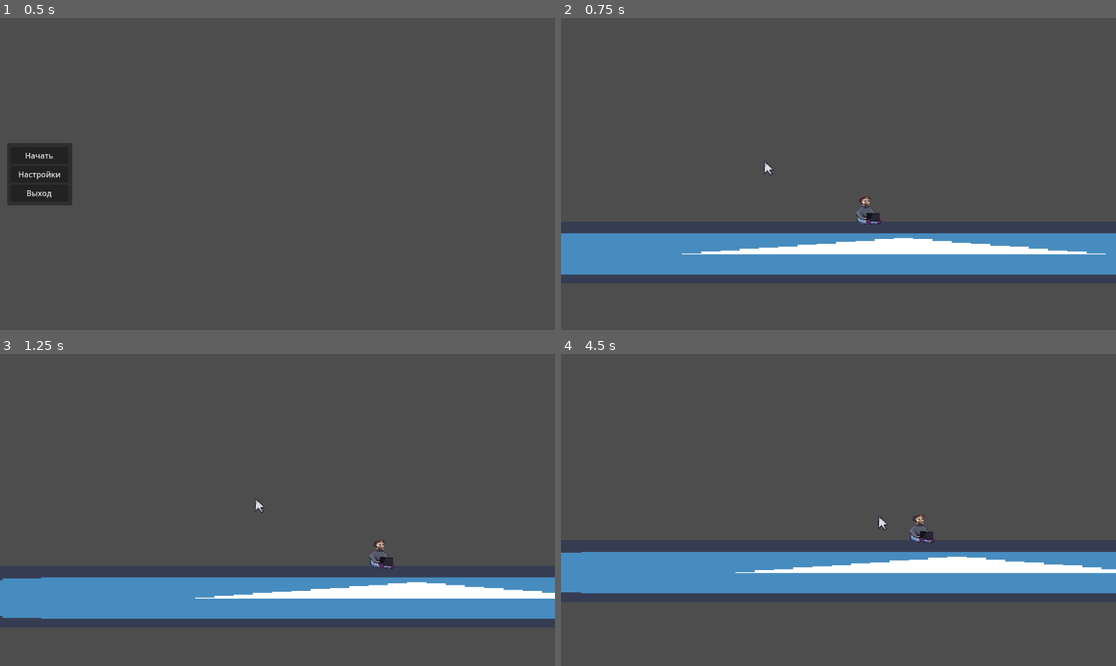
Above: before the commit, frames 1-4 (two rows, left to right).
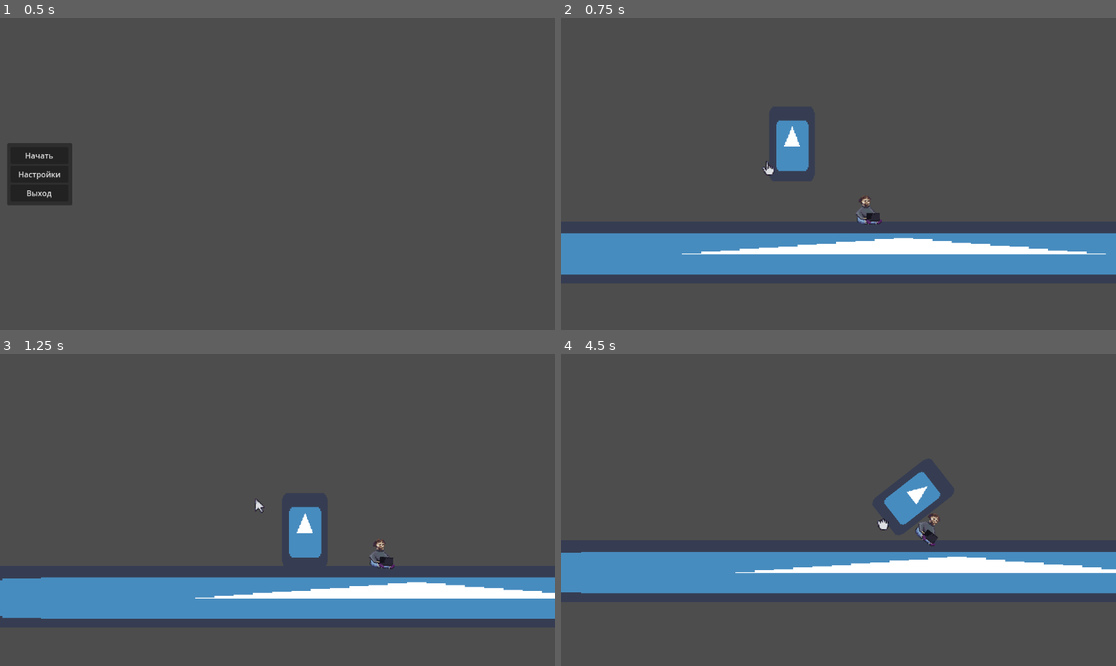
Above: after the commit, the same moments.

Repository: EGOPOS/Rule-Jam
Game: Godot game, scene res://game/userInterface/main_menu.tscn
The game is run twice, just before and just after one commit, with the same random seed, the same clock (stepped at 60 frames per second) and the same inputs. The engine's default icon, where the game draws it, is replaced by a stand-in: a white triangle on a blue panel in a dark square.
Inputs (mouse positions are in pixels of both pictures, inside the frame that each line leads up to):
- Up to frame 1 (0.5 s): no input
- Up to frame 2 (0.75 s): click "Начать" at 0.5 s
- Up to frame 3 (1.25 s): no input
- Up to frame 4 (4.5 s): move the mouse to (960, 494) at 1.27 s; press the mouse at (960, 494) at 1.28 s; move the mouse to (727, 525) at 2.02 s; release the mouse at (727, 525) at 2.03 s; click (727, 525) at 2.1 s; move the mouse to (894, 441) at 2.77 s; press the mouse at (894, 441) at 2.78 s; move the mouse to (810, 572) at 3.52 s; release the mouse at (810, 572) at 3.53 s; click (810, 572) at 3.6 s; move the mouse to (1005, 556) at 4.27 s; press the mouse at (1005, 556) at 4.28 s

Frame 1 is identical in both runs. In frame 2, 1.0% of the frame differs, in the area x 36-45%, y 32-51%; in frame 3, 0.9%; in frame 4, 1.3%, in the area x 56-69%, y 37-62%.

Commit message:
merge, custom cursor, grabbing class, fixed barrel

Diff:
--- a/game/cursor/cursor.gd
+++ b/game/cursor/cursor.gd
@@ -13,11 +13,10 @@
 func _ready():
 	grab_area.body_entered.connect(on_grab_enterd)
 	grab_area.body_exited.connect(on_grab_exited)
-	if grab_area.get_overlapping_bodies().size():
-		object_to_grab = grab_area.get_overlapping_bodies().size()[0]
 
 func on_grab_enterd(body):
-	object_to_grab = body
+	if body is RigidBody2D:
+		object_to_grab = body
 
 func on_grab_exited(body):
 	await get_tree().physics_frame
@@ -33,6 +32,8 @@
 
 	if not object_to_grab:
 		animation_player.play("idle")
+		if grab_area.get_overlapping_bodies().size():
+			object_to_grab = grab_area.get_overlapping_bodies()[0]
 		return
 
 	if Input.is_action_just_pressed("grab"):
@@ -50,14 +51,7 @@
 		ungrab()
 
 func grab():
-	object_to_grab.gravity_scale = 0
-	#object_to_grab.freeze = true
-	if object_to_grab is Geek:
-		object_to_grab.hand(global_position)
+	object_to_grab.grab(global_position)
 
 func ungrab():
-	object_to_grab.gravity_scale = 1
-	object_to_grab.freeze = false
-	object_to_grab.sleeping = false
-	if object_to_grab is Geek:
-		object_to_grab.sit()
+	object_to_grab.ungrab()
--- a/game/geek/geek.gd
+++ /dev/null
@@ -1,26 +0,0 @@
-class_name Geek extends RigidBody2D
-
-@onready var animation_player = $AnimationPlayer
-@onready var sprite = $Sprite2D
-@onready var sitting_collision = $SittingCollisionShape2D
-@onready var handing_collision = $HandingCollisionShape2D2
-@onready var marker = $Marker2D
-
-func _ready():
-	animation_player.play("sitting")
-
-func hand(cursor_position):
-	#sprite.position = lerp(sprite.position, sprite.to_local(cursor_position), get_physics_process_delta_time() * 8.0)
-	#sitting_collision.position = lerp(sitting_collision.position, sprite.to_local(cursor_position), get_physics_process_delta_time() * 8.0)
-	#handing_collision.position = lerp(handing_collision.position, sprite.to_local(cursor_position), get_physics_process_delta_time() * 8.0)
-	#get_tree().create_tween().tween_property(self, "position", -marker.position, 0.3)
-	get_tree().create_tween().tween_property(sprite, "position", -marker.position + sprite.to_local(cursor_position)+Vector2(0, 50), 0.3)
-	get_tree().create_tween().tween_property(sitting_collision, "position", -marker.position + sitting_collision.to_local(cursor_position)+Vector2(0, 50), 0.3)
-	get_tree().create_tween().tween_property(handing_collision, "position", -marker.position + handing_collision.to_local(cursor_position)+Vector2(0, 50), 0.3)
-	animation_player.play("handing")
-
-func sit():
-	get_tree().create_tween().tween_property(sprite, "position", Vector2(), 0.3)
-	get_tree().create_tween().tween_property(sitting_collision, "position", Vector2(-0.5, 11), 0.3)
-	get_tree().create_tween().tween_property(handing_collision, "position", Vector2(-0.5, 0), 0.3)
-	animation_player.play("sitting")
--- /dev/null
+++ b/game/grabbing/geek/geek.gd
@@ -0,0 +1,26 @@
+class_name Geek extends Grabbing
+
+@onready var animation_player = $AnimationPlayer
+@onready var sprite = $Sprite2D
+@onready var sitting_collision = $SittingCollisionShape2D
+@onready var handing_collision = $HandingCollisionShape2D2
+@onready var marker = $Marker2D
+
+func _ready():
+	animation_player.play("sitting")
+
+func grab(grab_position):
+	super(grab_position)
+	#get_tree().create_tween().tween_property(self, "position", -marker.position, 0.3)
+	get_tree().create_tween().tween_property(sprite, "position", -marker.position + sprite.to_local(grab_position)+Vector2(0, 50), 0.3)
+	get_tree().create_tween().tween_property(sitting_collision, "position", -marker.position + sitting_collision.to_local(grab_position)+Vector2(0, 50), 0.3)
+	get_tree().create_tween().tween_property(handing_collision, "position", -marker.position + handing_collision.to_local(grab_position)+Vector2(0, 50), 0.3)
+	animation_player.play("handing")
+
+func ungrab():
+	super()
+
+	get_tree().create_tween().tween_property(sprite, "position", Vector2(), 0.3)
+	get_tree().create_tween().tween_property(sitting_collision, "position", Vector2(-0.5, 11), 0.3)
+	get_tree().create_tween().tween_property(handing_collision, "position", Vector2(-0.5, 0), 0.3)
+	animation_player.play("sitting")
--- a/game/geek/geek.tscn
+++ b/game/grabbing/geek/geek.tscn
@@ -1,7 +1,7 @@
 [gd_scene load_steps=9 format=3 uid="uid://cisx3ahfbdwml"]
 
-[ext_resource type="Script" path="res://game/geek/geek.gd" id="1_2g472"]
-[ext_resource type="Texture2D" uid="uid://enojkc40ecrx" path="res://assets/geek.png" id="2_1te80"]
+[ext_resource type="Script" path="res://game/grabbing/geek/geek.gd" id="1_8vr2k"]
+[ext_resource type="Texture2D" uid="uid://enojkc40ecrx" path="res://assets/geek.png" id="2_6h276"]
 
 [sub_resource type="Animation" id="Animation_suhcx"]
 length = 0.001
@@ -169,10 +169,10 @@
 center_of_mass_mode = 1
 center_of_mass = Vector2(0, 20)
 freeze_mode = 1
-script = ExtResource("1_2g472")
+script = ExtResource("1_8vr2k")
 
 [node name="Sprite2D" type="Sprite2D" parent="."]
-texture = ExtResource("2_1te80")
+texture = ExtResource("2_6h276")
 hframes = 8
 frame = 4
 
--- /dev/null
+++ b/game/grabbing/grabbing.gd
@@ -0,0 +1,9 @@
+class_name Grabbing extends RigidBody2D
+
+func grab(grab_position):
+	gravity_scale = 0
+
+func ungrab():
+	gravity_scale = 1
+	freeze = false
+	sleeping = false
--- /dev/null
+++ b/game/grabbing/items/barrel.tscn
@@ -0,0 +1,23 @@
+[gd_scene load_steps=4 format=3 uid="uid://bld35ta540et"]
+
+[ext_resource type="Script" path="res://game/grabbing/grabbing.gd" id="1_x113d"]
+[ext_resource type="Texture2D" uid="uid://o5norl3r75jn" path="res://icon.png" id="2_527om"]
+
+[sub_resource type="RectangleShape2D" id="RectangleShape2D_1vsyt"]
+size = Vector2(45, 77)
+
+[node name="Barrel" type="RigidBody2D"]
+position = Vector2(3, -2)
+collision_layer = 4
+collision_mask = 5
+mass = 30.0
+script = ExtResource("1_x113d")
+
+[node name="Icon" type="Sprite2D" parent="."]
+position = Vector2(0, 5)
+scale = Vector2(0.742, 1.211)
+texture = ExtResource("2_527om")
+
+[node name="CollisionShape2D" type="CollisionShape2D" parent="."]
+position = Vector2(0.5, 5)
+shape = SubResource("RectangleShape2D_1vsyt")
--- a/game/items/barrel.gd
+++ /dev/null
@@ -1,38 +0,0 @@
-extends CharacterBody2D
-
-var speed = 1
-var sl = false
-var gravity = ProjectSettings.get_setting("physics/2d/default_gravity")
-
-func _physics_process(delta):
-	if not is_on_floor():
-		velocity.y += gravity * delta
-	if sl == true:
-		#if Input.is_action_just_pressed("grab"):
-		var direction = get_global_mouse_position() - global_position
-		if direction:
-			if sl == true:
-				velocity = speed * direction
-			if sl == false:
-				velocity.x = move_toward(velocity.x, 0, speed)
-				velocity.y = move_toward(velocity.y, 0, speed)
-		else:
-			velocity.x = move_toward(velocity.x, 0, speed)
-			velocity.y = move_toward(velocity.y, 0, speed)
-	move_and_slide()
-
-#func _on_button_mouse_entered():
-	#sl = true
-	#print(sl)
-
-#func _on_button_mouse_exited():
-	#sl = false
-	#print(sl)
-
-func _on_button_button_down():
-	sl = true
-
-
-func _on_button_button_up():
-	sl = false
-	print("F#CK")
--- a/game/items/barrel.tscn
+++ /dev/null
@@ -1,32 +0,0 @@
-[gd_scene load_steps=4 format=3 uid="uid://bld35ta540et"]
-
-[ext_resource type="Script" path="res://game/items/barrel.gd" id="1_pqdpe"]
-[ext_resource type="Texture2D" uid="uid://o5norl3r75jn" path="res://icon.png" id="2_527om"]
-
-[sub_resource type="RectangleShape2D" id="RectangleShape2D_1vsyt"]
-size = Vector2(91, 154)
-
-[node name="Barrel" type="CharacterBody2D"]
-position = Vector2(3, -2)
-script = ExtResource("1_pqdpe")
-
-[node name="Icon" type="Sprite2D" parent="."]
-position = Vector2(0, 5)
-scale = Vector2(1.48438, 2.42188)
-texture = ExtResource("2_527om")
-
-[node name="CollisionShape2D" type="CollisionShape2D" parent="."]
-position = Vector2(0.5, 5)
-shape = SubResource("RectangleShape2D_1vsyt")
-
-[node name="Button" type="Button" parent="."]
-offset_left = -47.0
-offset_top = -73.0
-offset_right = 46.0
-offset_bottom = 83.0
-metadata/_edit_use_anchors_ = true
-
-[connection signal="button_down" from="Button" to="." method="_on_button_button_down"]
-[connection signal="button_up" from="Button" to="." method="_on_button_button_up"]
-[connection signal="mouse_entered" from="Button" to="." method="_on_button_mouse_entered"]
-[connection signal="mouse_exited" from="Button" to="." method="_on_button_mouse_exited"]
--- a/game/levels/base_level.tscn
+++ b/game/levels/base_level.tscn
@@ -1,12 +1,15 @@
-[gd_scene load_steps=5 format=3 uid="uid://vsn5pfn6vssf"]
+[gd_scene load_steps=6 format=3 uid="uid://vsn5pfn6vssf"]
 
 [ext_resource type="Script" path="res://game/levels/level.gd" id="1_w8uqr"]
+[ext_resource type="PackedScene" uid="uid://b5g62h42xdpyo" path="res://game/userInterface/user_interface.tscn" id="2_560gp"]
 [ext_resource type="Script" path="res://game/levels/level_camera.gd" id="2_s63rc"]
 [ext_resource type="PackedScene" uid="uid://cmheqedjkgxtw" path="res://game/cursor/cursor.tscn" id="2_yjyjy"]
-[ext_resource type="PackedScene" uid="uid://cisx3ahfbdwml" path="res://game/geek/geek.tscn" id="4_8d61n"]
+[ext_resource type="PackedScene" uid="uid://cisx3ahfbdwml" path="res://game/grabbing/geek/geek.tscn" id="4_8d61n"]
 
 [node name="BaseLevel" type="Node"]
 script = ExtResource("1_w8uqr")
+
+[node name="UserInterface" parent="." instance=ExtResource("2_560gp")]
 
 [node name="world" type="Node2D" parent="."]
 
--- a/game/levels/test_level.tscn
+++ b/game/levels/test_level.tscn
@@ -1,7 +1,8 @@
-[gd_scene load_steps=4 format=3 uid="uid://4cuhuc420kla"]
+[gd_scene load_steps=5 format=3 uid="uid://4cuhuc420kla"]
 
 [ext_resource type="PackedScene" uid="uid://vsn5pfn6vssf" path="res://game/levels/base_level.tscn" id="1_q47o5"]
 [ext_resource type="Texture2D" uid="uid://o5norl3r75jn" path="res://icon.png" id="2_0c3qp"]
+[ext_resource type="PackedScene" uid="uid://bld35ta540et" path="res://game/grabbing/items/barrel.tscn" id="3_pqmdv"]
 
 [sub_resource type="RectangleShape2D" id="RectangleShape2D_471ud"]
 size = Vector2(63.6, 60)
@@ -62,3 +63,6 @@
 
 [node name="Geek" parent="world" index="7"]
 position = Vector2(571, 555)
+
+[node name="Barrel" parent="world" index="8" instance=ExtResource("3_pqmdv")]
+position = Vector2(491, 485)
--- a/game/userInterface/main_menu.gd
+++ b/game/userInterface/main_menu.gd
@@ -11,7 +11,7 @@
 func _ready():
 	Input.mouse_mode = Input.MOUSE_MODE_VISIBLE
 	var start = func():
-		get_tree().get_root().add_child(preload("res://game/userInterface/user_interface.tscn").instantiate())
+		#get_tree().get_root().add_child(preload("res://game/userInterface/user_interface.tscn").instantiate())
 		get_tree().change_scene_to_packed(started_scene)
 
 	start_button.pressed.connect(start)
--- a/game/userInterface/pause_menu.gd
+++ b/game/userInterface/pause_menu.gd
@@ -9,7 +9,6 @@
 	exit_button.pressed.connect(get_tree().quit)
 	main_menu_button.pressed.connect(func():
 		toggle(false)
-		get_tree().get_root().get_node("UserInterface").queue_free()
 		get_tree().change_scene_to_file("res://game/userInterface/main_menu.tscn"))
 	toggle(false)
 
--- a/game/userInterface/user_interface.tscn
+++ b/game/userInterface/user_interface.tscn
@@ -8,6 +8,7 @@
 [node name="Hud" parent="." instance=ExtResource("1_wbqqx")]
 
 [node name="PauseMenu" parent="." instance=ExtResource("2_tlt8d")]
+visible = false
 
 [node name="Control" type="Control" parent="."]
 visible = false
--- a/project.godot
+++ b/project.godot
@@ -20,6 +20,10 @@
 
 InputBuffer="*res://core/input_buffer.gd"
 
+[display]
+
+mouse_cursor/custom_image="res://cursor.png"
+
 [input]
 
 grab={
Binary file added: cursor.png
Not shown, added: cursor.png.import
